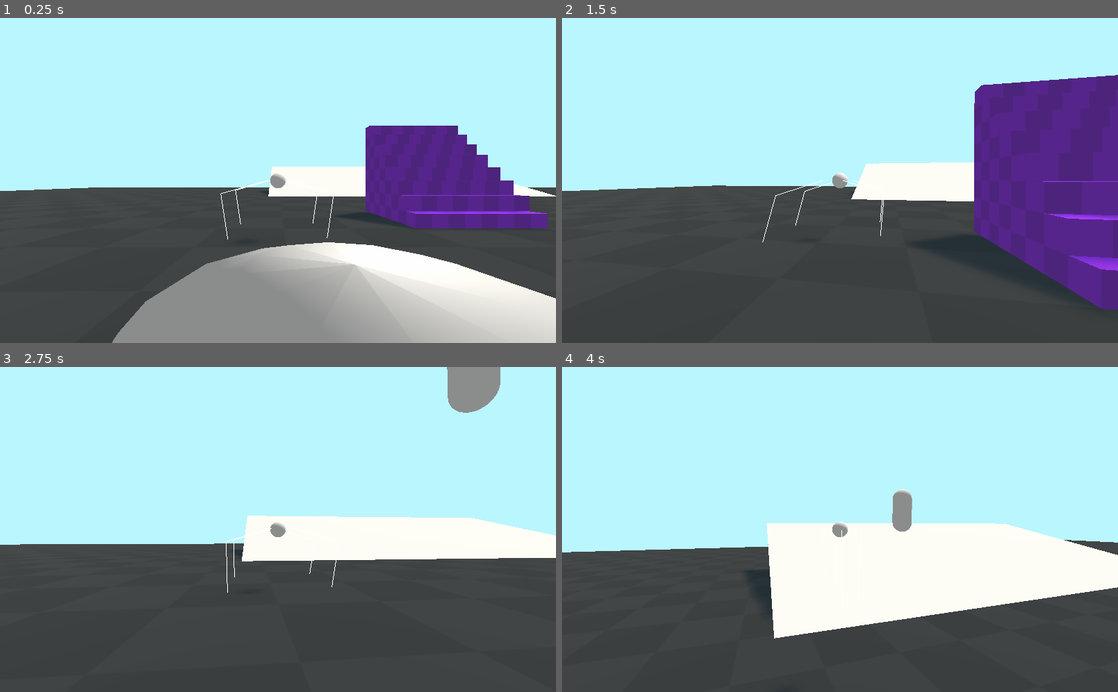
Above: before the commit, frames 1-4 (two rows, left to right).
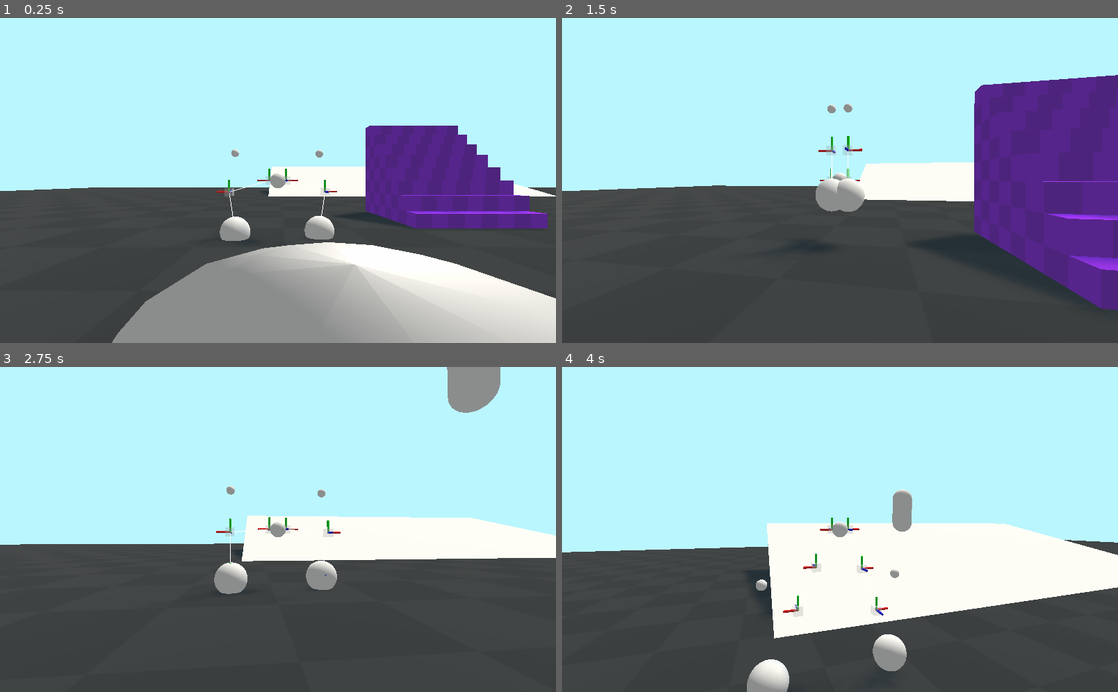
Above: after the commit, the same moments.

Repository: anthonyec/211107_godot_fps_staircase
Game: Godot game, scene res://empty.tscn
Two runs of this game, one before a commit and one after it. Both use one fixed random seed, a clock stepped at 60 frames per second and the inputs below.
Inputs (mouse positions are in pixels of both pictures, inside the frame that each line leads up to):
- Up to frame 1 (0.25 s): no input
- Up to frame 2 (1.5 s): tap Enter at 0.5 s; move the mouse to (867, 180) at 0.52 s; hold Shift (sprint) 0.53-1.28 s; hold W (move_up) from 0.53 s (still down); tap Space (jump) at 0.77 s; move the mouse to (812, 180) at 1.27 s; tap P at 1.35 s
- Up to frame 3 (2.75 s): keep holding W (move_up); tap Space (jump) at 1.52 s; move the mouse to (289, 523) at 2.02 s; tap I at 2.1 s
- Up to frame 4 (4 s): keep holding W (move_up); move the mouse to (834, 536) at 2.77 s; tap L at 2.85 s; tap Space (jump) at 3.02, 3.77 s; move the mouse to (878, 532) at 3.52 s; hold Shift (sprint) from 3.53 s (still down)

The runs differ from the first frame. In frame 1, 1.0% of the frame differs, in the area x 39-61%, y 40-69%; in frame 2, 1.1%; in frame 3, 1.2%; in frame 4, 1.7%, in the area x 33-62%, y 46-100%.

Commit message:
Cleanup errors

Diff:
--- a/empty.tscn
+++ b/empty.tscn
@@ -70,20 +70,13 @@
 script = ExtResource( 4 )
 
 [node name="Legs" type="Spatial" parent="Spider"]
-visible = false
 script = ExtResource( 10 )
 
 [node name="Leg" parent="Spider/Legs" instance=ExtResource( 7 )]
-transform = Transform( 1, 0, 0, 0, 1, 0, 0, 0, 1, 0.110634, 0, 0.412128 )
+transform = Transform( 1, 0, 0, 0, 1, 0, 0, 0, 1, 0.0936885, 0, 0.0124223 )
 
 [node name="Leg2" parent="Spider/Legs" instance=ExtResource( 7 )]
-transform = Transform( -1, 0, -8.74228e-08, 0, 1, 0, 8.74228e-08, 0, -1, -0.107167, 0, 0.412128 )
-
-[node name="Leg3" parent="Spider/Legs" instance=ExtResource( 7 )]
-transform = Transform( -1, 0, -8.74228e-08, 0, 1, 0, 8.74228e-08, 0, -1, -0.107167, 0, -0.474105 )
-
-[node name="Leg4" parent="Spider/Legs" instance=ExtResource( 7 )]
-transform = Transform( 1, 0, 0, 0, 1, 0, 0, 0, 1, 0.0809426, 0, -0.474105 )
+transform = Transform( -1, 0, -8.74228e-08, 0, 1, 0, 8.74228e-08, 0, -1, -0.0987487, 0, 0.0124223 )
 
 [node name="CollisionShape" type="CollisionShape" parent="Spider"]
 transform = Transform( 1, 0, 0, 0, -4.37114e-08, -1, 0, 1, -4.37114e-08, 0, 0, 0 )
@@ -206,3 +199,4 @@
 transform = Transform( 1, 0, 0, 0, 1, 0, 0, 0, 1, 0.449006, 0.821503, 0.0706384 )
 
 [editable path="Spider/Legs/Leg"]
+[editable path="Spider/Legs/Leg2"]
--- a/entities/FirstPersonPlayer/FirstPersonPlayer.gd
+++ b/entities/FirstPersonPlayer/FirstPersonPlayer.gd
@@ -22,7 +22,6 @@
 
 func _physics_process(delta: float) -> void:
 	var input_direction: Vector2 = Input.get_vector("move_left", "move_right", "move_up", "move_down")
-	var move_direction: Vector3 = Vector3(input_direction.x, 0, input_direction.y)
 
 	var direction = Vector3.ZERO
 	direction += Vector3(input_direction.x, 0, input_direction.y)
--- a/entities/Footsteps/Footsteps.gd
+++ b/entities/Footsteps/Footsteps.gd
@@ -59,9 +59,8 @@
 
 			sounds[surface].append(load(base_directory_path + surface + "/" + file))
 
-func _process(delta: float) -> void:
+func _process(_delta: float) -> void:
 	var velocity = global_transform.origin.distance_to(last_position) * 100
-	var steps_per_second = 1;
 
 	if velocity > 0.1:
 		var percent = clamp(1 - (1 / velocity), 0, 10)
--- a/entities/IK/IK.gd
+++ b/entities/IK/IK.gd
@@ -29,8 +29,6 @@
 			var distance = bones[index - 1].global_transform.origin.distance_to(bones[index].global_transform.origin)
 			lengths.append(distance)
 			total_length = total_length + distance
-
-	print(lengths)
 
 func _process(_delta: float) -> void:
 	if is_error:
@@ -88,9 +86,10 @@
 					var next_index = index + 1
 					var length = lengths[index]
 					var difference_between_bone_and_pole = pole.global_transform.origin - positions[next_index]
+					var clamped_distance_between_bone_and_pole = clamp(difference_between_bone_and_pole.length(), 0, length)
 
 					# TODO: Explain why it's like this.
-					positions[next_index] = positions[next_index] + (difference_between_bone_and_pole * 0.5)
+					positions[next_index] = positions[next_index] + (difference_between_bone_and_pole.normalized() * clamped_distance_between_bone_and_pole * 0.5)
 
 
 		for _iteration in range(iterations):
--- a/entities/Spider/Leg.gd
+++ b/entities/Spider/Leg.gd
@@ -1,6 +1,9 @@
 extends Spatial
 
+signal on_step(index)
+
 export var step_size: float = 0.3
+export var step_height: float = 0.2
 export var pole_enabled: bool = true
 
 onready var ik: Spatial = $IK
@@ -8,37 +11,50 @@
 onready var pole: MeshInstance = $Pole
 onready var raycast: RayCast = $RayCast
 
-var current_foot_position: Vector3
-var target_foot_position: Vector3
+var current_foot_position: Vector3 = Vector3.ZERO
+var target_foot_position: Vector3 = Vector3.ZERO
 var added_velocity: Vector3 = Vector3.ZERO
 var is_allowed_to_take_step: bool = true
 var is_taking_step: bool = false
+var time_since_step_taken = 0
 
 func _ready() -> void:
-	current_foot_position = global_transform.origin - global_transform.basis.y
+	current_foot_position = raycast.global_transform.origin - raycast.global_transform.basis.y
 	ik.pole_enabled = pole_enabled
 
-func _physics_process(delta: float) -> void:
+func _physics_process(_delta: float) -> void:
 	if raycast.is_colliding():
 		target_foot_position = raycast.get_collision_point()
 	else:
 		target_foot_position = global_transform.origin - global_transform.basis.y
 
 	var distance_to_target = current_foot_position.distance_to(target_foot_position)
+	var time_difference = OS.get_ticks_msec() - time_since_step_taken;
 
-	if distance_to_target > step_size and !is_taking_step and is_allowed_to_take_step:
+	if distance_to_target > step_size and !is_taking_step and time_difference > 250 and is_allowed_to_take_step:
+		emit_signal("on_step", get_index())
 		is_taking_step = true
+
 		var velocity_length = added_velocity.length()
 		var clamped_velocity_length = clamp(velocity_length, 0, step_size)
-		current_foot_position = target_foot_position + (added_velocity.normalized() * clamped_velocity_length)
-		step_taken()
+		var target = target_foot_position + (added_velocity.normalized() * clamped_velocity_length)
 
-	# Debug foot position
-	foot.global_transform.origin = current_foot_position
-	pole.global_transform.origin = current_foot_position + Vector3.UP
+		var tween = create_tween()
+		tween.tween_property(foot, "global_translation", foot.global_transform.origin + (foot.global_transform.origin.direction_to(target) * 0.5) + (Vector3.UP * step_height), 0.1)
+		tween.chain().tween_property(foot, "global_translation", target, 0.1)
+		tween.connect("finished", self, "step_taken")
+
+	if !is_taking_step:
+		foot.global_transform.origin = current_foot_position
+
+	pole.global_transform.origin = foot.global_transform.origin + Vector3.UP
+
 
 func step_taken() -> void:
+	current_foot_position = foot.global_transform.origin
 	is_taking_step = false
+	time_since_step_taken = OS.get_ticks_msec()
+	emit_signal("on_step", -1)
 
 func set_added_velocity(velocity: Vector3) -> void:
 	added_velocity = velocity
--- a/entities/Spider/Legs.gd
+++ b/entities/Spider/Legs.gd
@@ -1,9 +1,20 @@
 extends Spatial
 
 var legs = []
+var stepping_index: int = -1
 
 func _ready() -> void:
 	legs = get_children()
 
-func _process(delta: float) -> void:
-	pass
+	for leg in legs:
+		leg.connect("on_step", self, "on_step")
+
+func _process(_delta: float) -> void:
+	for leg in legs:
+		if stepping_index != -1 and leg.get_index() != stepping_index:
+			leg.is_allowed_to_take_step = false
+		else:
+			leg.is_allowed_to_take_step = true
+
+func on_step(index: int) -> void:
+	stepping_index = index
--- a/entities/Spider/Spider.gd
+++ b/entities/Spider/Spider.gd
@@ -20,7 +20,6 @@
 func _physics_process(delta: float) -> void:
 	var input_direction: Vector2 = Input.get_vector("move_left", "move_right", "move_up", "move_down")
 	var rotation_direction: float = Input.get_action_strength("rotate_right") - Input.get_action_strength("rotate_left")
-	var move_direction: Vector3 = Vector3(input_direction.x, 0, input_direction.y)
 
 	var direction = Vector3.ZERO
 	direction += Vector3(input_direction.x, 0, input_direction.y)
--- a/pause.gd
+++ b/pause.gd
@@ -4,7 +4,7 @@
 
 	pass
 
-func _process(delta: float) -> void:
+func _process(_delta: float) -> void:
 	if Input.is_action_just_pressed("ui_cancel"):
 		get_tree().paused = !get_tree().paused
 
--- a/project.godot
+++ b/project.godot
@@ -107,6 +107,26 @@
 "events": [ Object(InputEventKey,"resource_local_to_scene":false,"resource_name":"","device":0,"alt":false,"shift":false,"control":false,"meta":false,"command":false,"pressed":false,"scancode":16777248,"physical_scancode":0,"unicode":0,"echo":false,"script":null)
  ]
 }
+camera_left={
+"deadzone": 0.5,
+"events": [ Object(InputEventJoypadMotion,"resource_local_to_scene":false,"resource_name":"","device":0,"axis":2,"axis_value":-1.0,"script":null)
+ ]
+}
+camera_right={
+"deadzone": 0.5,
+"events": [ Object(InputEventJoypadMotion,"resource_local_to_scene":false,"resource_name":"","device":0,"axis":2,"axis_value":1.0,"script":null)
+ ]
+}
+camera_up={
+"deadzone": 0.5,
+"events": [ Object(InputEventJoypadMotion,"resource_local_to_scene":false,"resource_name":"","device":0,"axis":3,"axis_value":-1.0,"script":null)
+ ]
+}
+camera_down={
+"deadzone": 0.5,
+"events": [ Object(InputEventJoypadMotion,"resource_local_to_scene":false,"resource_name":"","device":0,"axis":3,"axis_value":1.0,"script":null)
+ ]
+}
 
 [physics]
 
